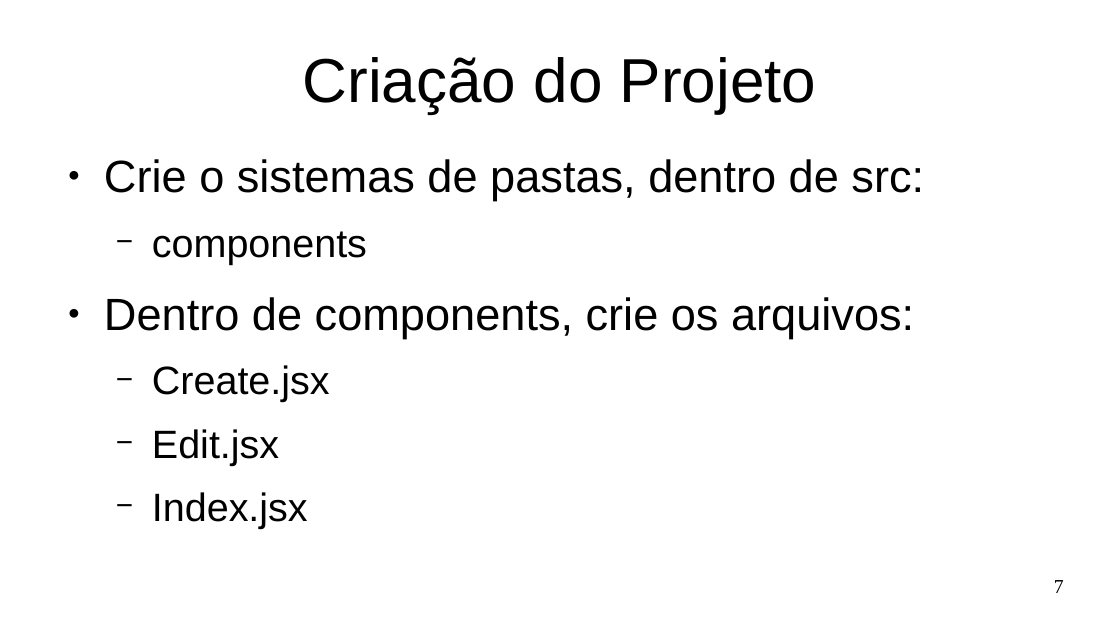
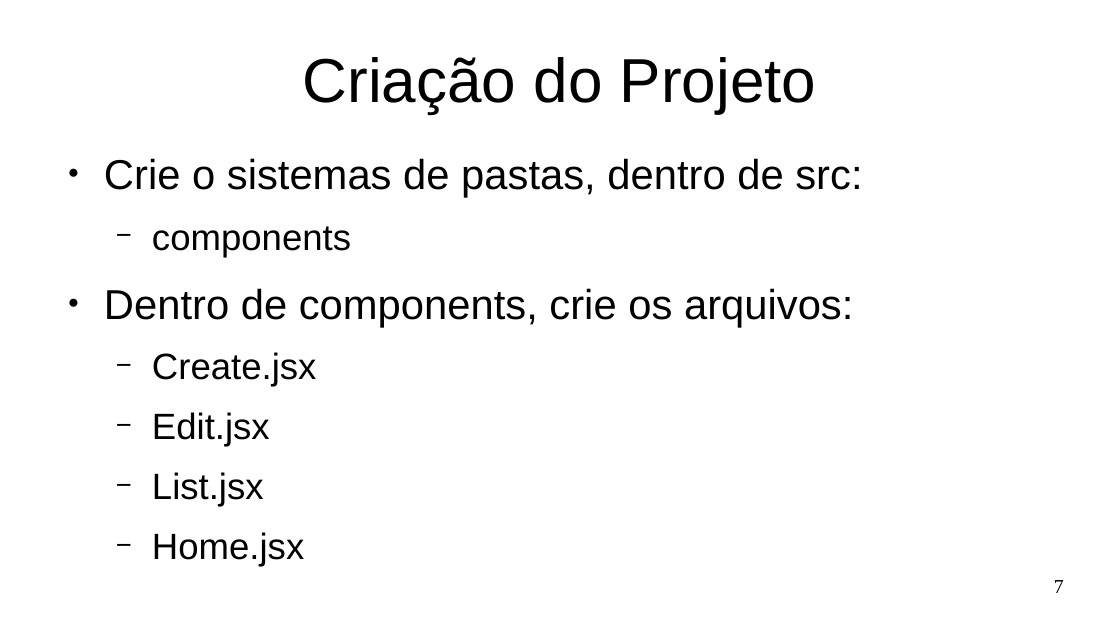
Before and after one commit to Marques-Dev/WEB_2020-1, a slide deck: slide 7 of SLIDES/aula03.odp. Drawn at 1120x630 pixels with LibreOffice and Linux fonts; fonts in the diff are those of the drawing. Boxes give left, top, right and bottom in pixels: in the first picture for what was removed or moved away, otherwise in the second. Text is boxed around its words. In the diff, an @@ line names an element or a change of style, - is before the commit and + after.

```diff
--- a/SLIDES/aula03.odp
+++ b/SLIDES/aula03.odp
@@ text at (104,158,862,447): size 32 to 29.6 pt in "Crie o sistemas de pastas, dentro de ...", "Dentro de components, crie os arquivos:"; size 28 to 25.9 pt in "components", "Create.jsx", "Edit.jsx" @@
@@ text at (152,472,264,507): text changed; size 28 to 25.9 pt @@
-  − Index.jsx
+  − List.jsx
+  − Home.jsx
```
Also in this commit, not shown: 7 other slides changed, 22 slides added, 8 other files.
